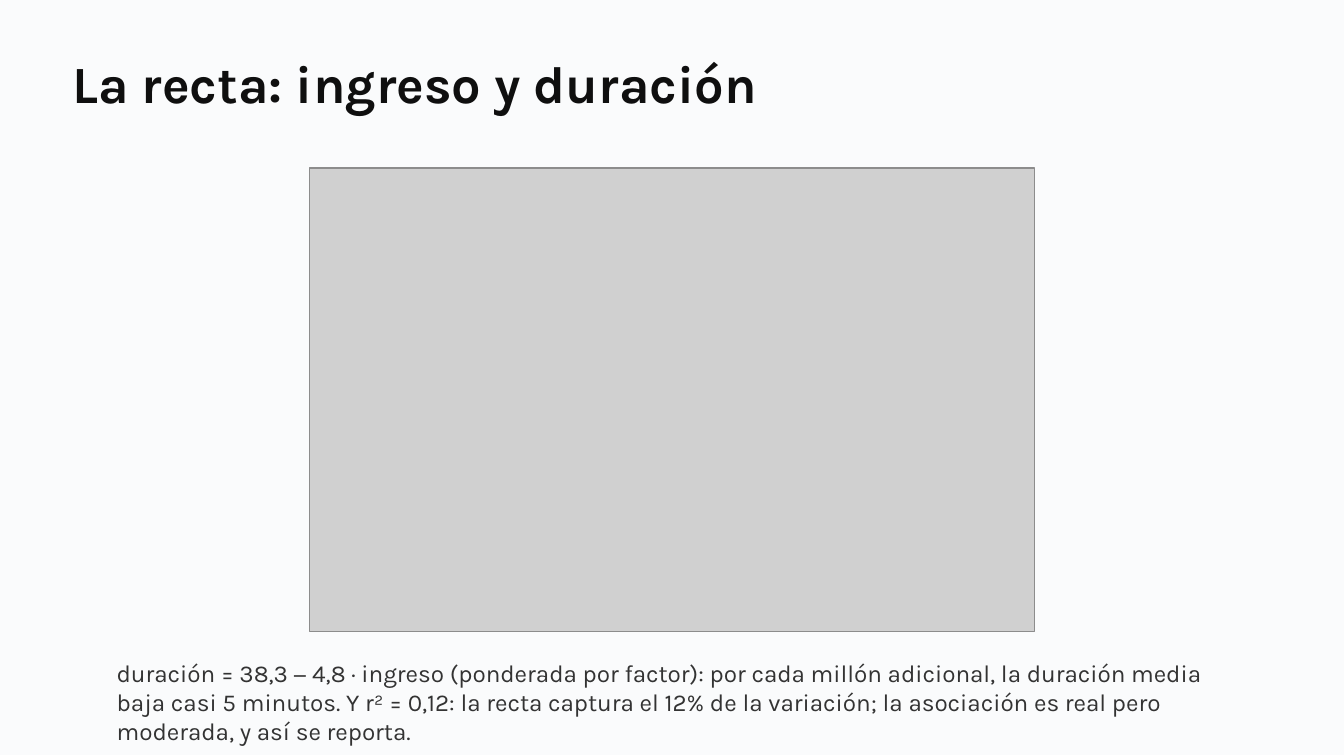
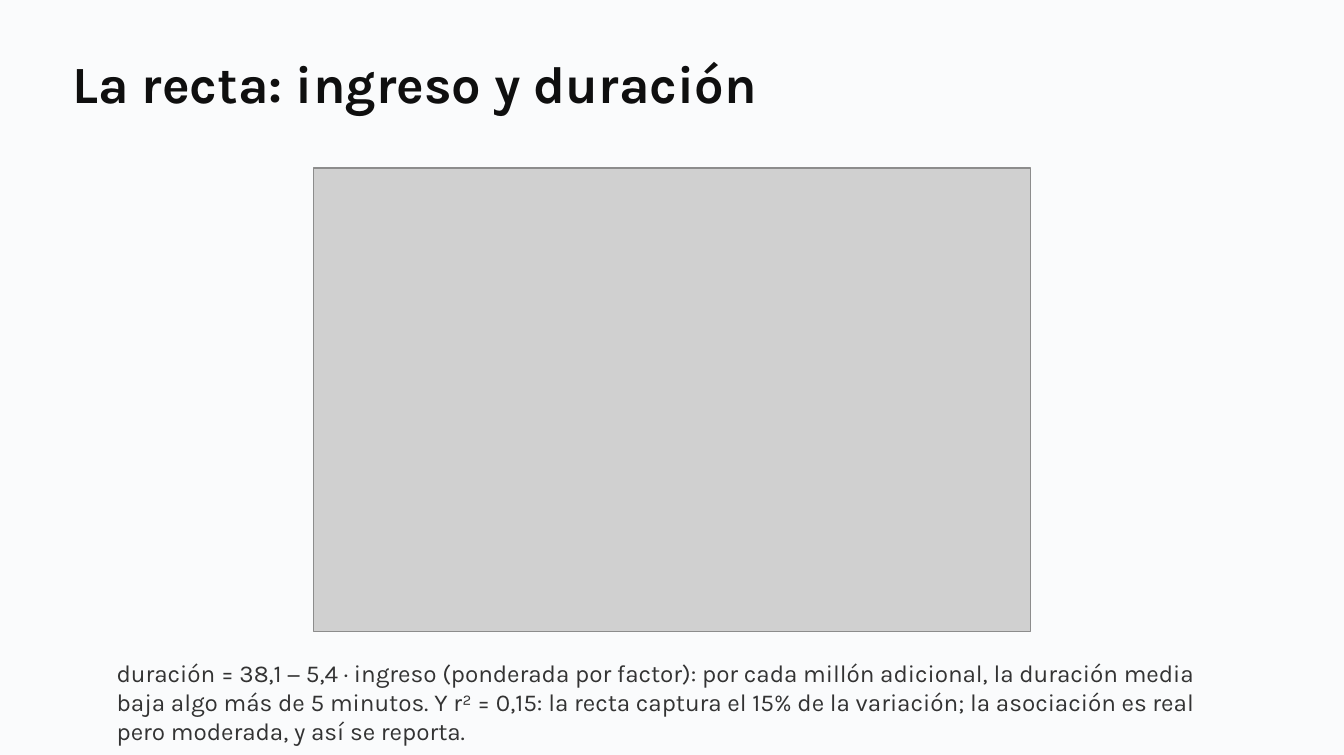
Before and after one commit to daniopitz/cienciadatos, a slide deck: slide 18 of presentaciones/clase04_regresion.pptx. Drawn at 1344x755 pixels with LibreOffice and Linux fonts; fonts in the diff are those of the drawing; grey boxes stand for pictures. Boxes give left, top, right and bottom in pixels: in the first picture for what was removed or moved away, otherwise in the second. Text is boxed around its words. In the diff, an @@ line names an element or a change of style, - is before the commit and + after.

```diff
--- a/presentaciones/clase04_regresion.pptx
+++ b/presentaciones/clase04_regresion.pptx
@@ picture: place and size @@
-picture at box(309, 168, 1034, 632)
+picture at box(313, 168, 1030, 632)
@@ text at box(117, 663, 1194, 746): text changed @@
-duración = 38,3 − 4,8 · ingreso (ponderada por factor): por cada millón adicional, la duración media baja casi 5 minutos. Y r² = 0,12: la recta captura el 12% de la variación; la asociación es real pero moderada, y así se reporta.
+duración = 38,1 − 5,4 · ingreso (ponderada por factor): por cada millón adicional, la duración media baja algo más de 5 minutos. Y r² = 0,15: la recta captura el 15% de la variación; la asociación es real pero moderada, y así se reporta.
```
Also in this commit, not shown: 11 other slides changed, 10 other files.
